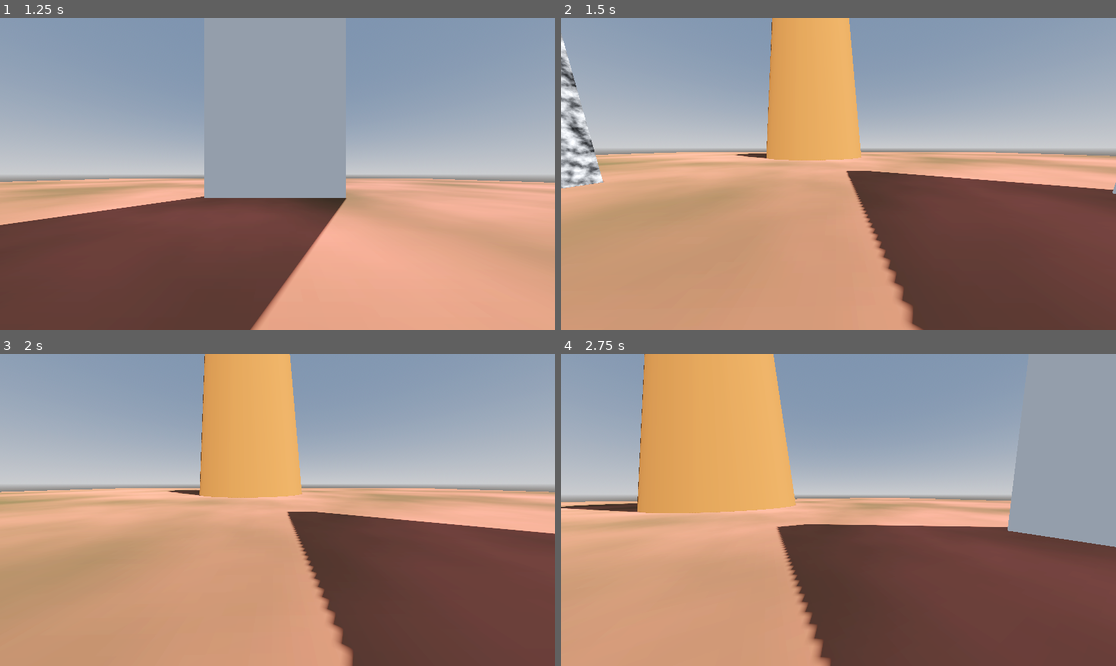
Above: before the commit, frames 1-4 (two rows, left to right).
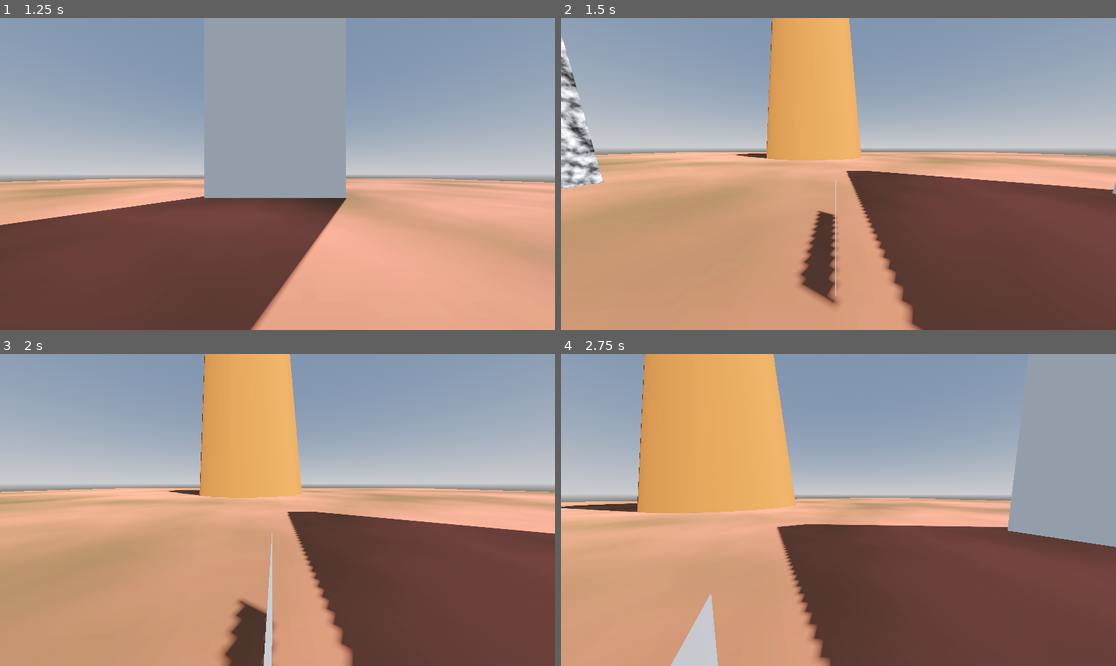
Above: after the commit, the same moments.

Repository: frederikhoheisel/pogotohell
Game: Godot game, scene res://level/test.tscn
The game is run twice, just before and just after one commit, with the same random seed, the same clock (stepped at 60 frames per second) and the same inputs.
Inputs (mouse positions are in pixels of both pictures, inside the frame that each line leads up to):
- Up to frame 1 (1.25 s): tap Enter at 0.5 s; move the mouse to (399, 158) at 0.52 s; hold D (right) from 0.53 s (still down); click (399, 158) at 0.67 s; tap Space (jump) at 0.77 s
- Up to frame 2 (1.5 s): move the mouse to (810, 174) at 1.27 s; release D (right) at 1.28 s; hold W (forward) from 1.28 s (still down)
- Up to frame 3 (2 s): keep holding W (forward); tap Space (jump) at 1.52 s
- Up to frame 4 (2.75 s): keep holding W (forward); move the mouse to (849, 503) at 2.02 s

Frame 1 is identical in both runs. In frame 2, 1.5% of the frame differs, in the area x 42-50%, y 51-93%; in frame 3, 1.7%, in the area x 39-50%, y 57-100%; in frame 4, 1.0%.

Commit message:
outlines done for now

Diff:
--- a/pogo-to-hell/level/test.tscn
+++ b/pogo-to-hell/level/test.tscn
@@ -1,7 +1,8 @@
-[gd_scene load_steps=19 format=3 uid="uid://lwbfiwaigua3"]
+[gd_scene load_steps=20 format=3 uid="uid://lwbfiwaigua3"]
 
 [ext_resource type="PackedScene" uid="uid://cp0aw825yr8om" path="res://entities/player/player.tscn" id="1_dlp0f"]
 [ext_resource type="PackedScene" uid="uid://c1mxi56rrm2c4" path="res://ui/hud.tscn" id="2_8abgs"]
+[ext_resource type="PackedScene" uid="uid://4ndkdayx6bsf" path="res://ui/Screen_shader.tscn" id="3_sywkh"]
 
 [sub_resource type="ProceduralSkyMaterial" id="ProceduralSkyMaterial_dlp0f"]
 sky_horizon_color = Color(0.66224277, 0.6717428, 0.6867428, 1)
@@ -119,3 +120,5 @@
 
 [node name="Hud" parent="." node_paths=PackedStringArray("player") instance=ExtResource("2_8abgs")]
 player = NodePath("../Player")
+
+[node name="ScreenShader" parent="." instance=ExtResource("3_sywkh")]
--- a/pogo-to-hell/level/test_hans.tscn
+++ b/pogo-to-hell/level/test_hans.tscn
@@ -91,7 +91,7 @@
 shape = SubResource("WorldBoundaryShape3D_myg2k")
 
 [node name="MeshInstance3D" type="MeshInstance3D" parent="Boden"]
-transform = Transform3D(1, 0, 0, 0, 1, 0, 0, 0, 1, -0.27923825, -0.0058453083, -0.0035068989)
+transform = Transform3D(1, 0, 0, 0, 1, 0, 0, 0, 1, 0.047388762, -0.32002044, 0.7859278)
 mesh = SubResource("PlaneMesh_yjnc3")
 
 [node name="CSGCombiner3D" type="CSGCombiner3D" parent="."]
--- a/pogo-to-hell/shaders/sobel_small.gdshader
+++ b/pogo-to-hell/shaders/sobel_small.gdshader
@@ -63,12 +63,12 @@
 	return neighbors;
 }
 
-float outline(vec2 uv, vec2 pixel_size, float depth) {
+float outline(vec2 uv, vec2 pixel_size, float depth, float grazing) {
 	float depth_neighbors[9];
 	vec3 normal_neighbors[9];
 	float res;
-	float depth_threshold = 0.1; //30
-	float normal_threshold = 1000000.0;
+	float depth_threshold = 25.0; //30
+	float normal_threshold = 4.0; //4.0
 	float offset = 1.0;
 	depth_neighbors = get_depth_neighbors(uv, offset * pixel_size);
 	normal_neighbors = get_normal_neighbors(uv, offset * pixel_size);
@@ -78,16 +78,15 @@
 	float sobel_depth_y = depth_neighbors[0] + 2.0 * depth_neighbors[1] + depth_neighbors[2] - depth_neighbors[6] - 2.0 * depth_neighbors[7] - depth_neighbors[8];
 	float depth_gradient = 100.0 * (abs(sobel_depth_x) + abs(sobel_depth_y));
 
-	depth_threshold *= depth;
+	depth_threshold *= depth_neighbors[4] * (1.0 + 50.0 * grazing);
 	if (depth_gradient > depth_threshold) depth_gradient = 1.0;
 	else depth_gradient = 0.0;
-	//depth_gradient = step(depth_threshold, depth_gradient);
 
 	vec3 sobel_norm_x_vec = normal_neighbors[0] + 2.0 * normal_neighbors[3] + normal_neighbors[6] - normal_neighbors[2] - 2.0 * normal_neighbors[5] - normal_neighbors[8];
 	vec3 sobel_norm_y_vec = normal_neighbors[0] + 2.0 * normal_neighbors[1] + normal_neighbors[2] - normal_neighbors[6] - 2.0 * normal_neighbors[7] - normal_neighbors[8];
-	float normal_gradient = sqrt(dot(sobel_norm_x_vec, sobel_norm_x_vec) + dot(sobel_norm_y_vec, sobel_norm_y_vec));
+	float normal_gradient = abs(dot(sobel_norm_x_vec, sobel_norm_x_vec)) + abs(dot(sobel_norm_y_vec, sobel_norm_y_vec));
 
-	normal_threshold *= depth_neighbors[4];
+	normal_threshold *= (1.0 - depth_neighbors[4]) * (1.0 + grazing);
 	if (normal_gradient > normal_threshold) normal_gradient = 1.0;
 	else normal_gradient = 0.0;
 
@@ -122,8 +121,7 @@
 	vec4 vertex_pos_homo = INV_VIEW_MATRIX * vec4(VERTEX, 1.0);
 	vec3 vertex_world = (vertex_pos_homo / vertex_pos_homo.w).xyz;
 	vec3 view_dir = vertex_world - CAMERA_POSITION_WORLD;
-	float grazing = clamp(1.0 - pow(abs(normal.z), 2), 0.0, 1.0);
-	grazing = step(grazing, 0.7);
-	ALBED.rgb = color.rgb + vec3(grazing);
-	//ALBEDO.rgb = color.rgb - (outline(uv, pixel_size, linear_depth));
+	float grazing = clamp(pow(1.0 - abs(normal.z), 2), 0.0, 1.0);
+	//ALBEDO.rgb = color.rgb + vec3(grazing);
+	ALBEDO.rgb = color.rgb - (outline(uv, pixel_size, linear_depth, grazing));
 }
